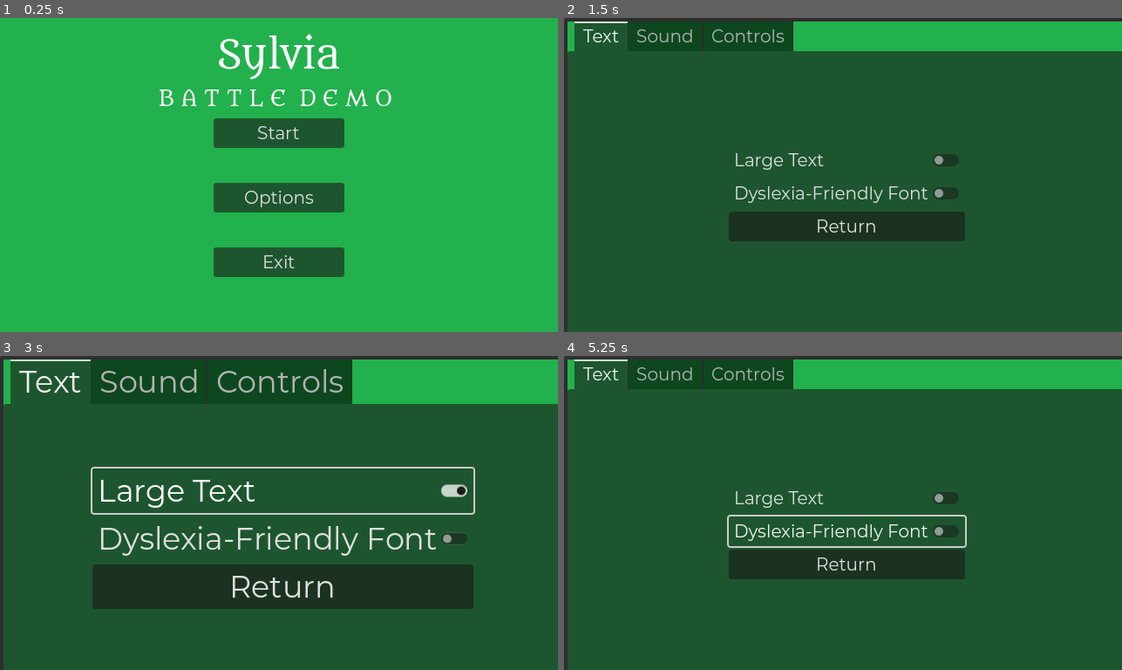
Above: before the commit, frames 1-4 (two rows, left to right).
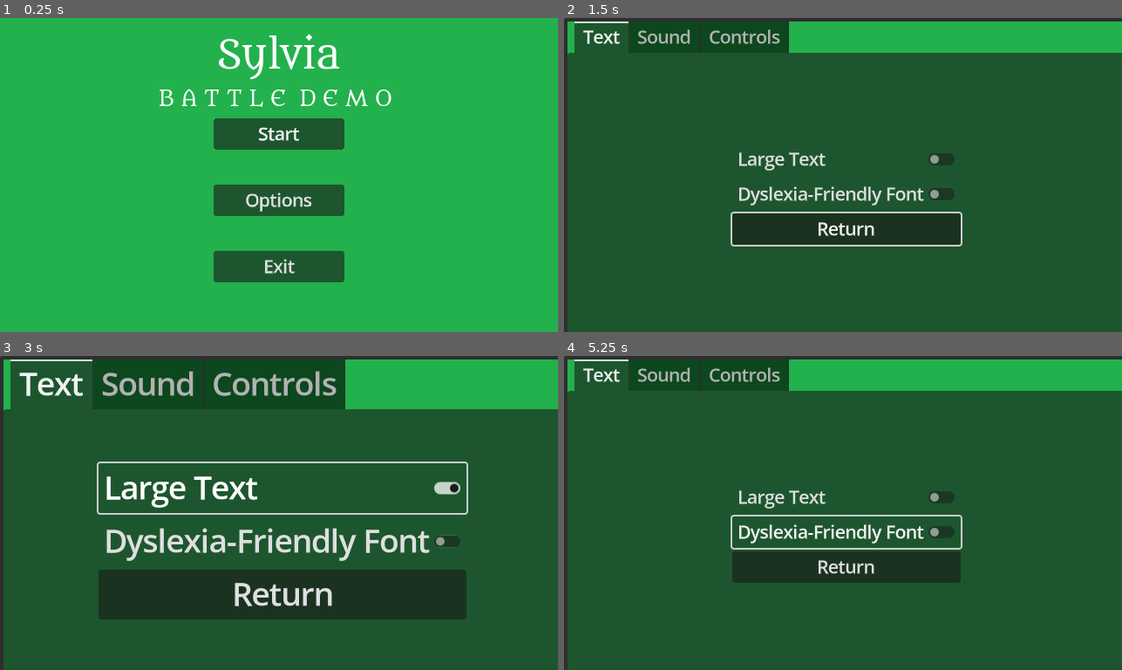
Above: after the commit, the same moments.

Repository: Endermandels/Sylvia
Game: Godot game, scene res://start_menu/start_menu.tscn
The game is run twice, just before and just after one commit, with the same random seed, the same clock (stepped at 60 frames per second) and the same inputs.
Inputs:
- Up to frame 1 (0.25 s): no input
- Up to frame 2 (1.5 s): click "Options" at 0.5 s; click "Start" at 1.25 s
- Up to frame 3 (3 s): click "Start" at 2 s; click "Large Text" at 2.75 s
- Up to frame 4 (5.25 s): click "Dyslexia-Friendly Font" at 3.5 s; click "Large Text" at 4.25 s; click "Dyslexia-Friendly Font" at 5 s

The runs differ from the first frame. In frame 1, 1.9% of the frame differs, in the area x 38-62%, y 31-85%; in frame 2, 4.0%; in frame 3, 12%, in the area x 0-100%, y 1-84%; in frame 4, 4.4%.

Commit message:
Implement keyboard navigation
This commit adds a toggle to the settings menu to enable keyboard navigation. The toggle adds a focus highlighter to buttons. Keyboard navigation only applies to UI elements on title screen and quit button on battle scene. Future updates will fine tune appearance of highlighter and expand access to other parts of the game.

Diff:
--- a/battle/BattleScene.gd
+++ b/battle/BattleScene.gd
@@ -45,6 +45,9 @@
 	set_process_input(true)
 	hide_nodes()
 	decide_turn_order()
+	if Settings.keyboard_toggle:
+		$UI/Control/Quit.grab_focus()
+
 
 func hide_nodes():
 	collect_food_button.visible = false
--- a/battle/BattleScene.tscn
+++ b/battle/BattleScene.tscn
@@ -269,7 +269,7 @@
 offset_bottom = 40.0
 script = ExtResource("7_w84vo")
 
-[node name="Button" type="Button" parent="UI/Control"]
+[node name="Quit" type="Button" parent="UI/Control"]
 layout_mode = 0
 offset_left = 16.0
 offset_top = 9.0
@@ -343,7 +343,7 @@
 [connection signal="enemys_turn" from="." to="Enemies/Jerry" method="_on_battle_scene_enemys_turn"]
 [connection signal="end_turn" from="Enemies/Jerry" to="." method="_on_enemy_end_turn"]
 [connection signal="ready" from="UI/Control" to="UI/Control" method="_on_ready"]
-[connection signal="pressed" from="UI/Control/Button" to="UI/Control/Button" method="_on_pressed"]
+[connection signal="pressed" from="UI/Control/Quit" to="UI/Control/Quit" method="_on_pressed"]
 [connection signal="end_turn" from="EndOfTurn" to="." method="_on_end_of_turn_end_turn"]
 [connection signal="pressed" from="CollectFoodButton" to="." method="_on_collect_food_button_pressed"]
 [connection signal="pressed" from="FinishMovementButton" to="." method="_on_finish_movement_button_pressed"]
--- a/start_menu/start_menu.gd
+++ b/start_menu/start_menu.gd
@@ -1,12 +1,14 @@
 extends Control
 
-#Apply current theme settings to root
+
 func _on_ready():
 	theme = load(Settings.theme)
 	set_theme(theme)
 	get_theme().default_font_size = Settings.font_size
 	%large_text.set_pressed_no_signal(Settings.large_toggle)
 	%dyslexia.set_pressed_no_signal(Settings.dyslexia_toggle)
+	%keyboard.set_pressed_no_signal(Settings.keyboard_toggle)
+	%Start.grab_focus()
 
 func _on_start_pressed():
 	get_tree().change_scene_to_file("res://battle/BattleScene.tscn")
@@ -16,6 +18,8 @@
 
 func _on_options_pressed():
 	$Options_Menu.show()
+	$Options_Menu/TabContainer.current_tab = 0;
+	$Options_Menu/TabContainer/Text/VBoxContainer/return.grab_focus()
 
 func _on_return_pressed():
 	#apply changes here
@@ -45,8 +49,16 @@
 	set_theme(theme)
 	get_theme().default_font_size = Settings.font_size
 
-func _on_tab_bar_tab_button_pressed(tab):
-	if tab == 0:
-		$Options_Menu/Text_Menu.show()
-	elif tab == 1:
-		$Options_Menu/Text_Menu.hide()
+
+func _on_keyboard_toggled(toggled_on):
+	if toggled_on:
+		print("Allow keyboard input")
+		Settings.keyboard_toggle = true
+		var button_focus = load("res://ui_theme/button_focus.tres")
+		get_theme().merge_with(button_focus)
+		$Options_Menu/TabContainer/Controls/VBoxContainer/return.grab_focus()
+
+	else:
+		print("No longer allowing keyboard input")
+		Settings.keyboard_toggle = false
+		get_theme().clear()
--- a/start_menu/start_menu.tscn
+++ b/start_menu/start_menu.tscn
@@ -78,6 +78,7 @@
 alignment = 2
 
 [node name="Start" type="Button" parent="MarginContainer/VBoxContainer2/HBoxContainer/VBoxContainer"]
+unique_name_in_owner = true
 clip_contents = true
 custom_minimum_size = Vector2(40, 10)
 layout_mode = 2
@@ -87,6 +88,7 @@
 layout_mode = 2
 
 [node name="Options" type="Button" parent="MarginContainer/VBoxContainer2/HBoxContainer/VBoxContainer"]
+unique_name_in_owner = true
 clip_contents = true
 custom_minimum_size = Vector2(40, 10)
 layout_mode = 2
@@ -96,6 +98,7 @@
 layout_mode = 2
 
 [node name="Exit" type="Button" parent="MarginContainer/VBoxContainer2/HBoxContainer/VBoxContainer"]
+unique_name_in_owner = true
 clip_contents = true
 custom_minimum_size = Vector2(150, 30)
 layout_mode = 2
@@ -125,6 +128,7 @@
 grow_horizontal = 2
 grow_vertical = 2
 size_flags_vertical = 3
+focus_mode = 2
 
 [node name="Text" type="Control" parent="Options_Menu/TabContainer"]
 layout_mode = 2
@@ -171,10 +175,6 @@
 grow_vertical = 2
 alignment = 1
 
-[node name="SpinBox" type="SpinBox" parent="Options_Menu/TabContainer/Sound/VBoxContainer"]
-layout_mode = 2
-max_value = 10.0
-
 [node name="return" type="Button" parent="Options_Menu/TabContainer/Sound/VBoxContainer"]
 layout_mode = 2
 text = "Return"
@@ -194,6 +194,11 @@
 grow_horizontal = 2
 grow_vertical = 2
 alignment = 1
+
+[node name="keyboard" type="CheckButton" parent="Options_Menu/TabContainer/Controls/VBoxContainer"]
+unique_name_in_owner = true
+layout_mode = 2
+text = "Accept Keyboard Input"
 
 [node name="return" type="Button" parent="Options_Menu/TabContainer/Controls/VBoxContainer"]
 layout_mode = 2
@@ -211,4 +216,5 @@
 [connection signal="toggled" from="Options_Menu/TabContainer/Text/VBoxContainer/dyslexia" to="." method="_on_dyslexia_toggled"]
 [connection signal="pressed" from="Options_Menu/TabContainer/Text/VBoxContainer/return" to="." method="_on_return_pressed"]
 [connection signal="pressed" from="Options_Menu/TabContainer/Sound/VBoxContainer/return" to="." method="_on_return_pressed"]
+[connection signal="toggled" from="Options_Menu/TabContainer/Controls/VBoxContainer/keyboard" to="." method="_on_keyboard_toggled"]
 [connection signal="pressed" from="Options_Menu/TabContainer/Controls/VBoxContainer/return" to="." method="_on_return_pressed"]
--- a/ui_theme/Settings.gd
+++ b/ui_theme/Settings.gd
@@ -4,3 +4,4 @@
 var font_size = 20
 var large_toggle = false
 var dyslexia_toggle = false
+var keyboard_toggle = false
--- /dev/null
+++ b/ui_theme/button_focus.tres
@@ -0,0 +1,9 @@
+[gd_resource type="Theme" load_steps=3 format=3 uid="uid://batb4oyriuhjd"]
+
+[sub_resource type="PlaceholderTexture2D" id="PlaceholderTexture2D_nplab"]
+
+[sub_resource type="StyleBoxTexture" id="StyleBoxTexture_0ck6r"]
+texture = SubResource("PlaceholderTexture2D_nplab")
+
+[resource]
+Button/styles/focus = SubResource("StyleBoxTexture_0ck6r")
--- a/ui_theme/default.tres
+++ b/ui_theme/default.tres
@@ -1,7 +1,3 @@
-[gd_resource type="Theme" load_steps=2 format=3 uid="uid://dkexfnao3uaod"]
-
-[ext_resource type="FontFile" uid="uid://b2mvtvbkmci77" path="res://ui_theme/Font/Montserrat-Regular.ttf" id="1_jqg4b"]
+[gd_resource type="Theme" format=3 uid="uid://dkexfnao3uaod"]
 
 [resource]
-default_font = ExtResource("1_jqg4b")
-default_font_size = 20
--- a/ui_theme/dyslexia.tres
+++ b/ui_theme/dyslexia.tres
@@ -1,8 +1,13 @@
-[gd_resource type="Theme" load_steps=20 format=3 uid="uid://68v05ijpuewx"]
+[gd_resource type="Theme" load_steps=22 format=3 uid="uid://68v05ijpuewx"]
 
 [ext_resource type="FontFile" uid="uid://d211d3vrg5jvw" path="res://ui_theme/Font/OpenDyslexic-Regular.otf" id="1_dtit4"]
 
-[sub_resource type="Image" id="Image_oy60s"]
+[sub_resource type="PlaceholderTexture2D" id="PlaceholderTexture2D_ynd0q"]
+
+[sub_resource type="StyleBoxTexture" id="StyleBoxTexture_mh51e"]
+texture = SubResource("PlaceholderTexture2D_ynd0q")
+
+[sub_resource type="Image" id="Image_a2v4a"]
 data = {
 "data": PackedByteArray(255, 255, 255, 0, 255, 255, 255, 0, 255, 255, 255, 0, 255, 255, 255, 0, 255, 255, 255, 0, 255,  …(9653 unchanged characters)…
 "format": "RGBA8",
@@ -129,6 +134,7 @@
 default_font = ExtResource("1_dtit4")
 default_font_size = 20
 Button/fonts/font = ExtResource("1_dtit4")
+Button/styles/focus = SubResource("StyleBoxTexture_mh51e")
 CheckButton/colors/font_color = Color(0.875, 0.875, 0.875, 1)
 CheckButton/colors/font_disabled_color = Color(0.875, 0.875, 0.875, 0.5)
 CheckButton/colors/font_focus_color = Color(0.95, 0.95, 0.95, 1)
Not shown: 8 places in ui_theme/dyslexia.tres that only renumber resources
